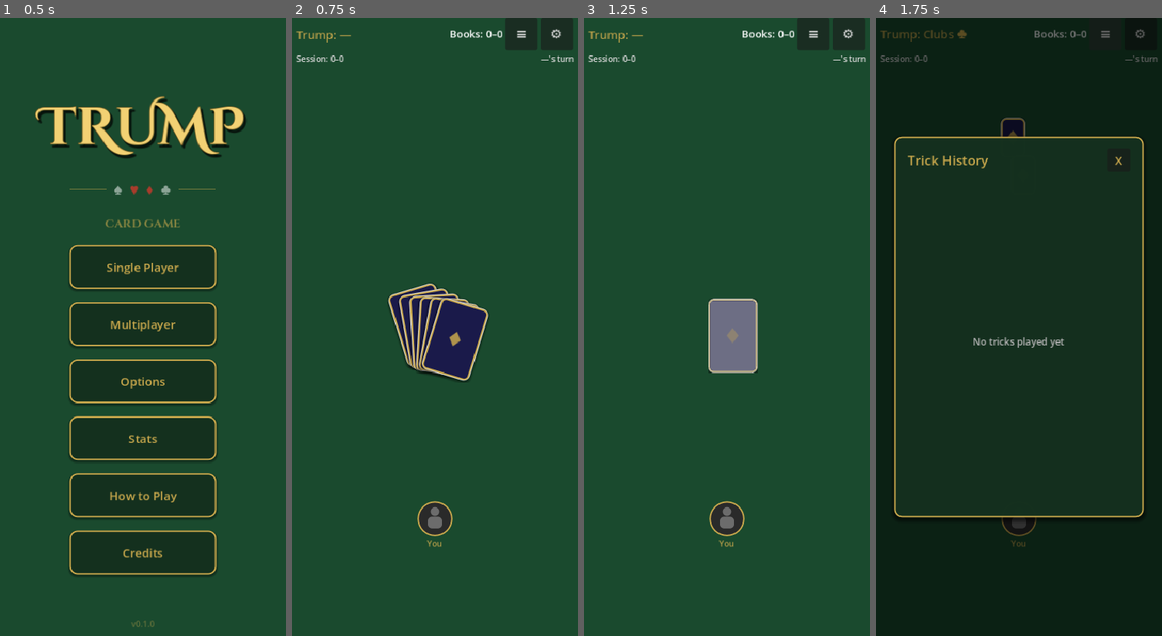
Above: before the commit, frames 1-4 (left to right).
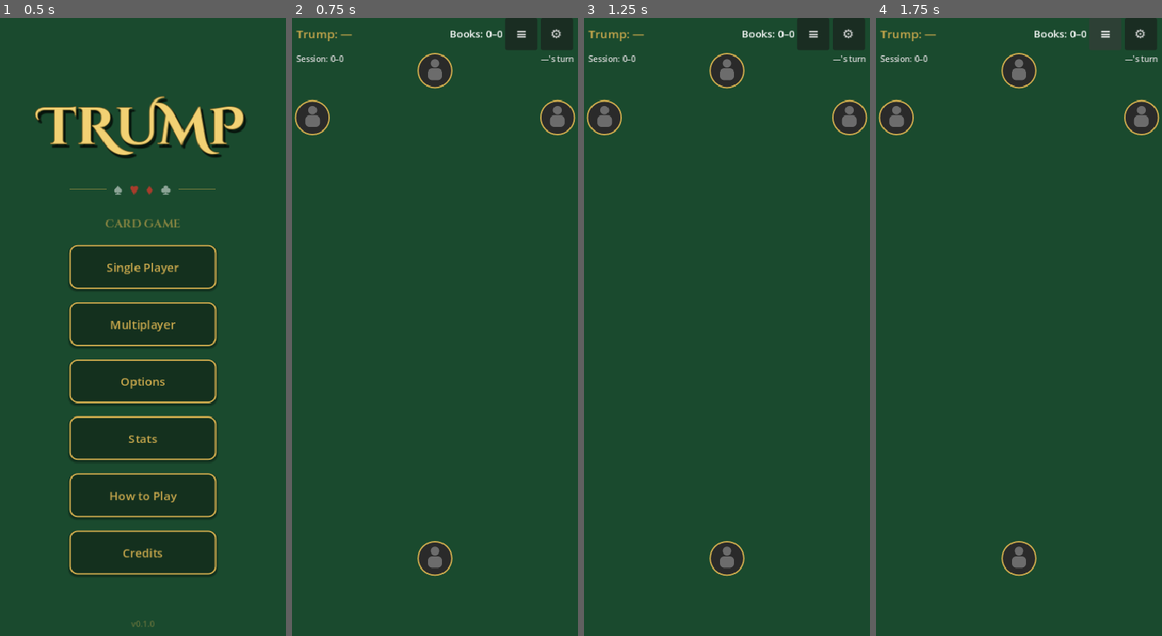
Above: after the commit, the same moments.

Repository: randyramsaywack/trump-mobile-card-game
Game: Godot game, scene res://scenes/main_menu.tscn
Same seed, same stepped clock (60 frames per second), same inputs: the game is played once before the commit and once after it.
Inputs:
- Up to frame 1 (0.5 s): no input
- Up to frame 2 (0.75 s): click "Single Player" at 0.5 s
- Up to frame 3 (1.25 s): no input
- Up to frame 4 (1.75 s): click "≡" at 1.25 s

Frame 1 is identical in both runs. In frame 2, 6.9% of the frame differs, in the area x 0-100%, y 2-91%; in frame 3, 5.0%; in frame 4, 100%, in the area x 0-100%, y 0-100%.
Error after the commit: Parse Error: Cannot infer the type of "src" variable because the value doesn't have a set type. (res://scripts/ui/game_table_ui.gd:363)

Commit message:
refactor(mp): game_table_ui reads game_source, routes actions for MP
- Add _source()/_is_mp() helpers for abstract read/write routing
- _connect_signals() binds to GameState.game_source (RoundManager or NetGameView)
  and in MP also subscribes to round_starting, seat_taken_over_by_ai,
  NetworkState.error_received, and NetworkState.connection_state_changed
- play_card call sites replaced with _send_play() (routes to NetworkState in MP)
- menu_paused/deal_paused mutations replaced with _set_menu_paused/_set_deal_paused helpers
- _on_history_button_pressed reads trick_history from _source() not get_round_manager()
- Guard GameState.start_session() behind !multiplayer_mode in _ready()
- Add _on_seat_taken_over_by_ai, _on_mp_error_received, _on_mp_connection_changed,
  and _show_toast MP-only handlers

Co-Authored-By: Claude Opus 4.6 <noreply@anthropic.com>

Diff:
--- a/scripts/ui/game_table_ui.gd
+++ b/scripts/ui/game_table_ui.gd
@@ -108,7 +108,8 @@
 	# Mobile: keep the display awake during play — AI turns + animations leave
 	# the human idle for long stretches that would otherwise trip screen sleep.
 	DisplayServer.screen_set_keep_on(true)
-	GameState.start_session()
+	if not GameState.multiplayer_mode:
+		GameState.start_session()
 	_refresh_opponent_names()
 
 func _exit_tree() -> void:
@@ -186,14 +187,11 @@
 		NOTIFICATION_WM_GO_BACK_REQUEST:
 			_handle_back_request()
 		NOTIFICATION_APPLICATION_PAUSED:
-			var rm := GameState.get_round_manager()
-			if rm != null:
-				rm.menu_paused = true
+			_set_menu_paused(true)
 		NOTIFICATION_APPLICATION_RESUMED:
 			# Only auto-unpause if the settings overlay isn't the visible pauser.
-			var rm := GameState.get_round_manager()
-			if rm != null and not _settings_overlay.visible:
-				rm.menu_paused = false
+			if not _settings_overlay.visible:
+				_set_menu_paused(false)
 
 func _handle_back_request() -> void:
 	# Close any open overlay first; otherwise treat back as "open settings".
@@ -347,12 +345,38 @@
 			slot.offset_top = origin.y
 			slot.offset_bottom = origin.y + h
 
+## Convenience pair — the source used for reads (signals, state fields) and
+## a flag indicating which action path to use on writes.
+func _source():
+	return GameState.game_source
+
+func _is_mp() -> bool:
+	return GameState.multiplayer_mode
+
+func _send_play(card: Card) -> void:
+	if _is_mp():
+		NetworkState.play_card(card)
+	else:
+		GameState.get_round_manager().play_card(0, card)
+
+func _set_deal_paused(value: bool) -> void:
+	var src := _source()
+	if src != null and "deal_paused" in src:
+		src.deal_paused = value
+
+func _set_menu_paused(value: bool) -> void:
+	if _is_mp():
+		return  # Server owns pause in MP.
+	var rm := GameState.get_round_manager()
+	if rm != null:
+		rm.menu_paused = value
+
 func _on_settings_button_pressed() -> void:
-	GameState.get_round_manager().menu_paused = true
+	_set_menu_paused(true)
 	_settings_overlay.visible = true
 
 func _on_settings_closed() -> void:
-	GameState.get_round_manager().menu_paused = false
+	_set_menu_paused(false)
 
 ## Re-order the human's hand data array and reorder the bottom_hand children
 ## to match. No-op when the sort toggle is off.
@@ -374,19 +398,26 @@
 	# Informational overlay — does NOT pause the game.
 	if _history_overlay == null:
 		return
-	var rm := GameState.get_round_manager()
-	_history_overlay.call("show_history", rm.trick_history)
+	var src := _source()
+	_history_overlay.call("show_history", src.trick_history)
 
 func _connect_signals() -> void:
-	var rm := GameState.get_round_manager()
-	rm.hand_dealt.connect(_on_hand_dealt)
-	rm.trump_selection_needed.connect(_on_trump_selection_needed)
-	rm.trump_declared.connect(_on_trump_declared)
-	rm.turn_started.connect(_on_turn_started)
-	rm.card_played_signal.connect(_on_card_played)
-	rm.trick_completed.connect(_on_trick_completed)
-	rm.round_ended.connect(_on_round_ended)
-	GameState.round_started.connect(_on_round_started)
+	var src := _source()
+	src.hand_dealt.connect(_on_hand_dealt)
+	src.trump_selection_needed.connect(_on_trump_selection_needed)
+	src.trump_declared.connect(_on_trump_declared)
+	src.turn_started.connect(_on_turn_started)
+	src.card_played_signal.connect(_on_card_played)
+	src.trick_completed.connect(_on_trick_completed)
+	src.round_ended.connect(_on_round_ended)
+	if _is_mp():
+		# NetGameView drives round start via round_starting, not GameState.
+		src.round_starting.connect(_on_round_started)
+		src.seat_taken_over_by_ai.connect(_on_seat_taken_over_by_ai)
+		NetworkState.error_received.connect(_on_mp_error_received)
+		NetworkState.connection_state_changed.connect(_on_mp_connection_changed)
+	else:
+		GameState.round_started.connect(_on_round_started)
 
 func _get_hand_container(seat: int) -> BoxContainer:
 	# Seats are clockwise from the human: 0=South, 1=West, 2=North, 3=East.
@@ -425,7 +456,7 @@
 func _process_deal_queue() -> void:
 	if _deal_queue.is_empty():
 		_deal_busy = false
-		GameState.get_round_manager().deal_paused = false
+		_set_deal_paused(false)
 		if _awaiting_final_deal:
 			_awaiting_final_deal = false
 			_initial_deal_done = true
@@ -606,7 +637,7 @@
 	_pending_trump_selection.clear()
 	_awaiting_final_deal = true
 	# Pause again while the 47 remaining cards animate out.
-	GameState.get_round_manager().deal_paused = true
+	_set_deal_paused(true)
 	if _trump_selector_overlay != null:
 		_trump_selector_overlay.call("animate_hide")
 	trump_label.text = "Trump: " + Card.SUIT_NAMES[suit] + " " + Card.SUIT_SYMBOLS[suit]
@@ -671,7 +702,7 @@
 	if _round_gen != gen:
 		toast_label.visible = false
 		return
-	GameState.get_round_manager().play_card(0, card)
+	_send_play(card)
 	# Leave the toast up briefly after the play fires.
 	var remaining := AUTO_PLAY_TOAST_DURATION - AUTO_PLAY_DELAY
 	if remaining > 0.0:
@@ -710,7 +741,7 @@
 		_deselect_current()
 	_selected_card = null
 	_reset_hand_state()
-	GameState.get_round_manager().play_card(0, card)
+	_send_play(card)
 
 func _select_in_hand(card: Card) -> void:
 	for child in bottom_hand.get_children():
@@ -751,7 +782,7 @@
 	var card := _selected_card
 	_selected_card = null
 	_reset_hand_state()
-	GameState.get_round_manager().play_card(0, card)
+	_send_play(card)
 
 func _reset_hand_state() -> void:
 	for child in bottom_hand.get_children():
@@ -901,6 +932,36 @@
 			(n as Node).queue_free()
 	_trick_cards_by_seat.clear()
 	_hide_trump_watermark()
-	GameState.get_round_manager().deal_paused = true
+	_set_deal_paused(true)
 	_clear_table()
 	_play_shuffle_animation()
+
+# ── Multiplayer-only event handlers ──────────────────────────────────────────
+
+func _on_seat_taken_over_by_ai(seat: int, display_name: String, reason: String) -> void:
+	var verb := "disconnected" if reason == "disconnect" else "left"
+	_show_toast("%s %s — AI taking over" % [display_name, verb])
+	var avatar = _get_avatar(seat)
+	if avatar != null and avatar.has_method("set_player_name"):
+		avatar.set_player_name(display_name + " (AI)")
+
+func _on_mp_error_received(code: String, _message: String) -> void:
+	if code == Protocol.ERR_HOST_LEFT:
+		_show_toast("Host left the room")
+		get_tree().change_scene_to_file.call_deferred("res://scenes/main_menu.tscn")
+
+func _on_mp_connection_changed(state: int) -> void:
+	if state == NetworkState.ConnectionState.DISCONNECTED:
+		_show_toast("Disconnected from server")
+		get_tree().change_scene_to_file.call_deferred("res://scenes/main_menu.tscn")
+
+func _show_toast(text: String) -> void:
+	if toast_label == null:
+		return
+	toast_label.text = text
+	toast_label.modulate.a = 1.0
+	toast_label.visible = true
+	var tw := create_tween()
+	tw.tween_interval(1.8)
+	tw.tween_property(toast_label, "modulate:a", 0.0, 0.3)
+	tw.tween_callback(func(): toast_label.visible = false)
